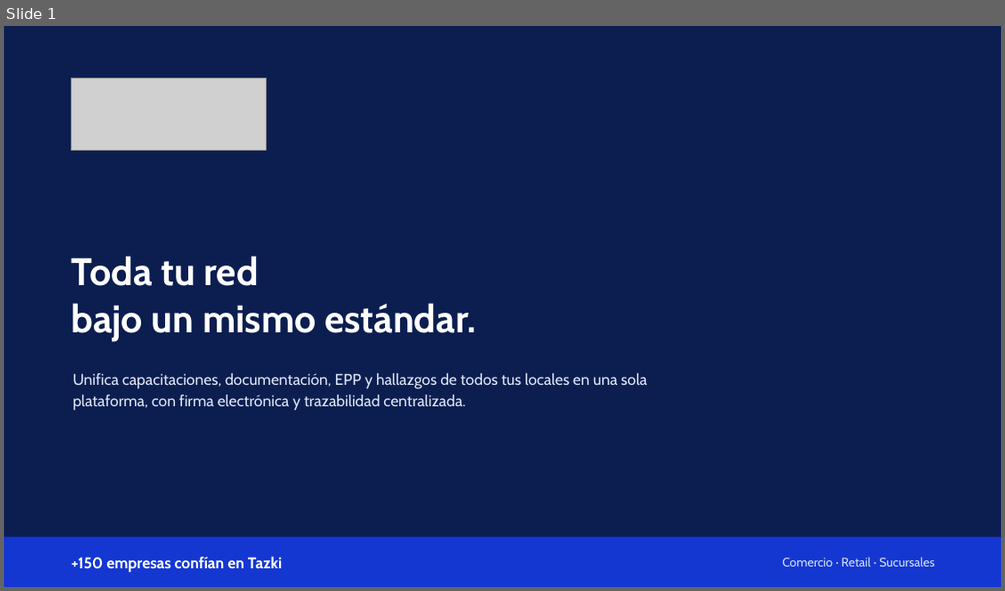
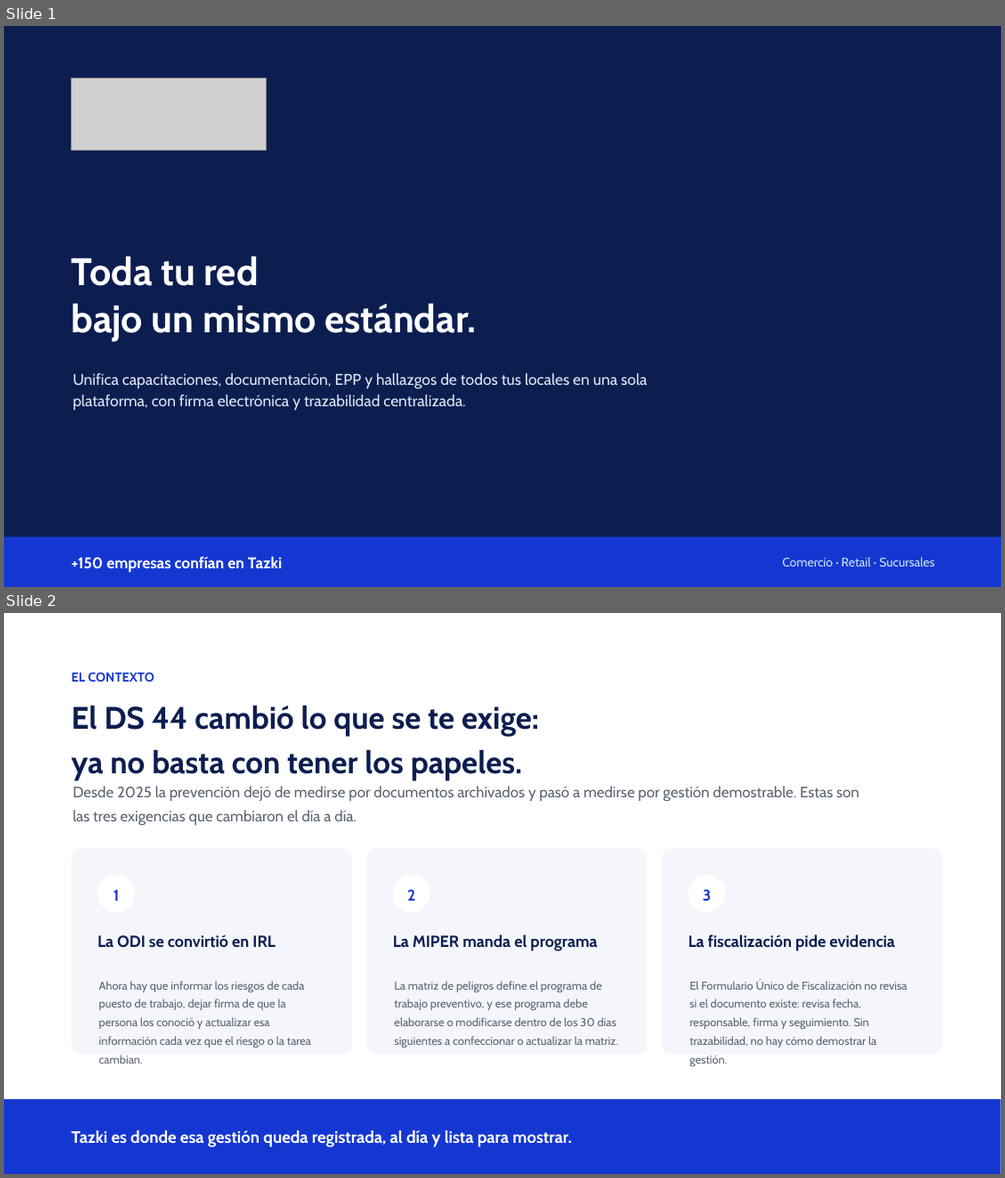
Before and after one commit to diegoalmazabar-hash/Tazki-Componentes-, a slide deck: ventas-piezas/comercio/Tazki_Presentacion_Comercio.pptx. Shown one above the other, each under a label of ours: slide 1 before the commit, slides 1 and 2 after it. The pictures are 1005x591 and 1005x1178 pixels, drawn with LibreOffice and Linux fonts; fonts in the diff are those of the drawing; grey boxes stand for pictures; background and template pictures are left out. Boxes give left, top, right and bottom in pixels: in the first picture for what was removed or moved away, otherwise in the second. Text is boxed around its words. In the diff, an @@ line names an element or a change of style, - is before the commit and + after.

```diff
--- a/ventas-piezas/comercio/Tazki_Presentacion_Comercio.pptx
+++ b/ventas-piezas/comercio/Tazki_Presentacion_Comercio.pptx
@@ slide 2 added at (4,613,1001,1174), background #FFFFFF @@
@@ text added at (72,672,154,682), 12.5 pt, text #1537D1, bold @@
+EL CONTEXTO
@@ text added at (72,705,539,780), 30 pt, text #0C1E50, bold @@
+El DS 44 cambió lo que se te exige:
+ya no basta con tener los papeles.
@@ text added at (73,786,859,825), 14.5 pt, text #5B6472 @@
+Desde 2025 la prevención dejó de medirse por documentos archivados y pasó a medirse por gestión demostrable. Estas son las tres exigencias que cambiaron el día a día.
@@ rounded rectangle added at (72,849,352,1054), fill #F4F6FB @@
@@ rounded rectangle added at (367,849,647,1054), fill #F4F6FB @@
@@ rounded rectangle added at (662,849,942,1054), fill #F4F6FB @@
@@ rounded rectangle added at (97,875,135,912), fill #FFFFFF @@
@@ rounded rectangle added at (393,875,430,912), fill #FFFFFF @@
@@ rounded rectangle added at (688,875,726,912), fill #FFFFFF @@
@@ text added at (113,889,119,900), 15 pt, text #1537D1, bold @@
+1
@@ text added at (407,889,415,900), 15 pt, text #1537D1, bold @@
+2
@@ text added at (703,889,711,901), 15 pt, text #1537D1, bold @@
+3
@@ text added at (97,934,275,948), 15.5 pt, text #0C1E50, bold @@
+La ODI se convirtió en IRL
@@ text added at (393,934,597,951), 15.5 pt, text #0C1E50, bold @@
+La MIPER manda el programa
@@ text added at (688,934,895,951), 15.5 pt, text #0C1E50, bold @@
+La fiscalización pide evidencia
@@ text added at (99,981,311,1063), 11 pt, text #5B6472 @@
+Ahora hay que informar los riesgos de cada puesto de trabajo, dejar firma de que la persona los conoció y actualizar esa información cada vez que el riesgo o la tarea cambian.
@@ text added at (394,981,618,1047), 11 pt, text #5B6472 @@
+La matriz de peligros define el programa de trabajo preventivo, y ese programa debe elaborarse o modificarse dentro de los 30 días siguientes a confeccionar o actualizar la matriz.
@@ text added at (689,980,907,1066), 11 pt, text #5B6472 @@
+El Formulario Único de Fiscalización no revisa si el documento existe: revisa fecha, responsable, firma y seguimiento. Sin trazabilidad, no hay cómo demostrar la gestión.
@@ rectangle added at (4,1099,1001,1174), fill #1537D1 @@
@@ text added at (72,1130,572,1147), 16 pt, text #FFFFFF, bold @@
+Tazki es donde esa gestión queda registrada, al día y lista para mostrar.
```
Also in this commit, not shown: 14 other files.
